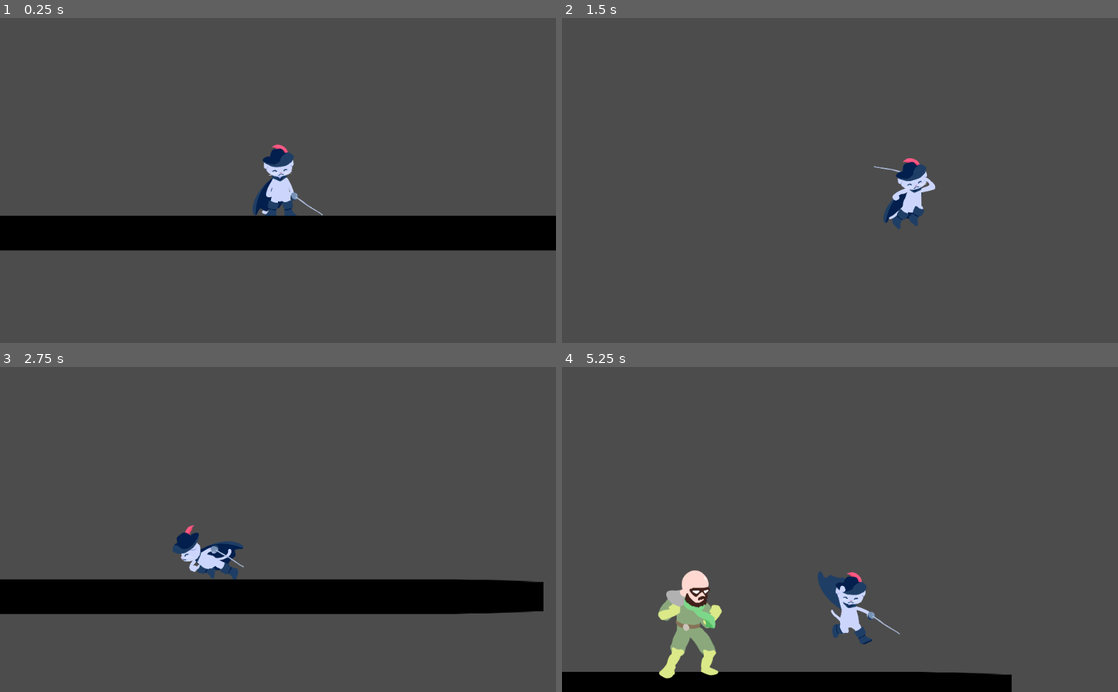
Above: before the commit, frames 1-4 (two rows, left to right).
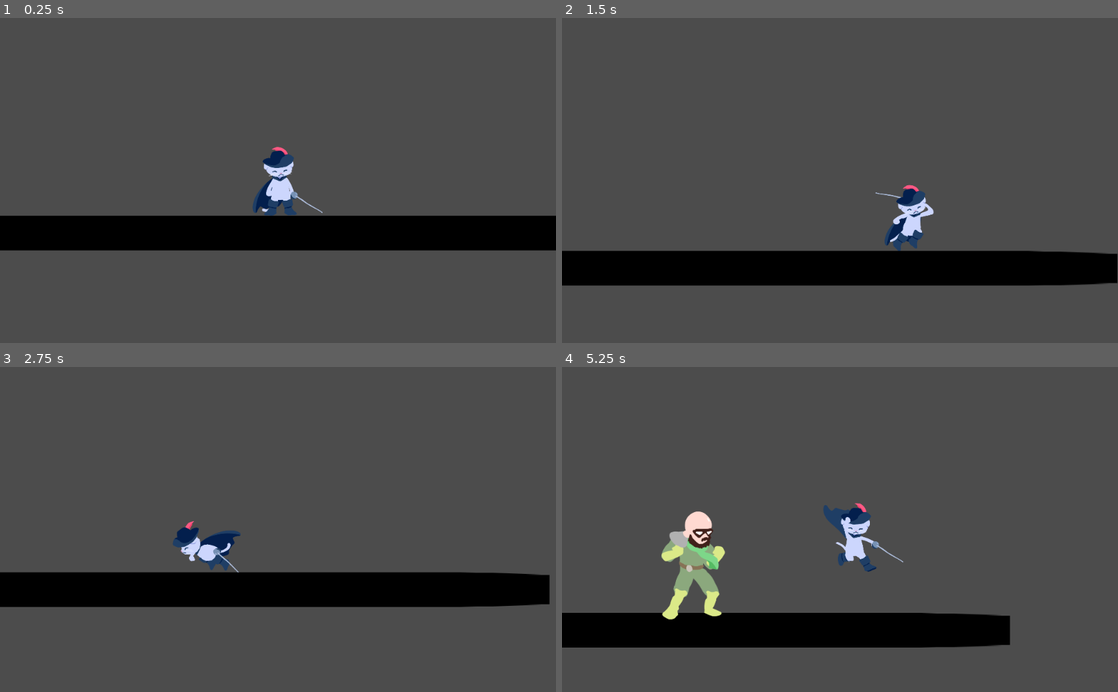
Above: after the commit, the same moments.

Repository: cyu2019/coots-game-proj
Game: Godot game, scene res://levels/test.tscn
The game is run twice, just before and just after one commit, with the same random seed, the same clock (stepped at 60 frames per second) and the same inputs. The engine's default icon, where the game draws it, is replaced by a stand-in: a white triangle on a blue panel in a dark square.
Inputs:
- Up to frame 1 (0.25 s): no input
- Up to frame 2 (1.5 s): hold Space (jump) 0.53-1.28 s; hold Right (move_right) from 0.53 s (still down); tap K (attack) at 1.35 s
- Up to frame 3 (2.75 s): tap Space (jump) at 1.52, 1.55, 1.82 s; release Right (move_right) at 2.03 s; hold A (move_left) from 2.03 s (still down); hold Space (jump) from 2.03 s (still down); tap Shift (dash) at 2.1 s
- Up to frame 4 (5.25 s): release A (move_left) at 2.78 s; release Space (jump) at 2.78 s; hold Right (move_right) 2.78-4.28 s; tap Space (jump) at 2.85, 3.02, 3.32, 4.52, 4.55, 4.82 s; hold Space (jump) 3.53-4.28 s; tap K (attack) at 3.6 s; hold A (move_left) 4.28-5.03 s; tap Shift (dash) at 4.35 s; hold Right (move_right) from 5.03 s (still down); hold Space (jump) from 5.03 s (still down)

The runs differ from the first frame. In frame 1, 0.3% of the frame differs, in the area x 45-59%, y 38-61%; in frame 2, 12%; in frame 3, 5.7%; in frame 4, 18%, in the area x 0-81%, y 41-100%.

Commit message:
some particles, phases, player movement tweaks

Diff:
--- a/player/player.gd
+++ b/player/player.gd
@@ -8,10 +8,10 @@
 
 # == numbers to tweak ==
 const max_speed = 600 # How fast the player will move (pixels/sec).
-const acceleration = 200
-
-const gravity = 1600
-const jump_speed = 1100
+const acceleration = 300
+
+const gravity = 50
+const jump_speed = 1200
 var time_since_on_floor = 999
 const coyote_time = 0.1
 
@@ -82,7 +82,7 @@
 		enemies_in_hurtbox.remove(i)
 
 func squashy_stretch(delta):
-	$AnimatedSprite.scale.y = lerp($AnimatedSprite.scale.y, 0.3 - abs(velocity.x)/max_speed/50, delta*5)
+	#$AnimatedSprite.scale.y = lerp($AnimatedSprite.scale.y, 0.3 - abs(velocity.x)/max_speed/50, delta*5)
 	$AnimatedSprite.scale.x = lerp($AnimatedSprite.scale.x, 0.3 - abs(velocity.y)/max_speed/50, delta*5)
 	if is_on_floor() and not was_on_floor:
 		$AnimatedSprite.scale.y = 0.28
@@ -93,7 +93,7 @@
 	if global_position.y > 5000:
 		hurt()
 
-	#squashy_stretch(delta)
+	squashy_stretch(delta)
 	was_on_floor = is_on_floor()
 	# if there is ground within this vector it will stick the player to the ground so they can walk down slopes
 	# see move_and_slide_with_snap
@@ -183,7 +183,8 @@
 
 	velocity.x = sign(velocity.x) * min(max_speed, abs(velocity.x))
 
-	velocity.y += gravity * delta
+	#velocity.y += gravity * delta
+	velocity.y += gravity
 
 	time_since_on_floor += delta
 	time_since_jump_pressed += delta
--- a/slime/slime.gd
+++ b/slime/slime.gd
@@ -52,14 +52,12 @@
 	print(health)
 	$ShakeTimer.start()
 
+	if health == 20:
+		#$WindupTimer.wait_time = 0.5
+		$ActionTimer.wait_time = 2
+
 	if health <= 0:
 		die()
-
-func _on_InvincibilityTimer_timeout():
-	is_invincible = false
-func _on_InvincibilityFlashTimer_timeout():
-	if not is_invincible:
-		return
 
 func _on_HurtBox_body_entered(body):
 	if not body in enemies_in_hurtbox:
@@ -69,10 +67,12 @@
 	if i > -1:
 		enemies_in_hurtbox.remove(i)
 
+"""
 func move(dir, delta):
 	velocity = dir * 100
 	if is_on_floor():
 		velocity.y = 0
+"""
 
 func face_player():
 	var dir_to_player = (Globals.player.global_position - global_position).normalized()
@@ -91,7 +91,6 @@
 	if global_position.y > 5000:
 		hurt()
 
-	#squashy_stretch(delta)
 	#was_on_floor = is_on_floor()
 
 	# if there is ground within this vector it will stick the player to the ground so they can walk down slopes
@@ -99,23 +98,25 @@
 	snap = Vector2.DOWN * 16
 
 	if state == GAME_STATE.IDLE:
+		$FireParticles.emitting = false
 		face_player()
 		$AnimatedSprite.play("idle")
 		process_movement_gravity(delta)
 	elif state == GAME_STATE.STOMP_WINDUP:
-
 		$AnimatedSprite.play("stomp_windup")
 		global_position = lerp(global_position, target_position, delta * 5)
 	elif state == GAME_STATE.STOMP:
 		$AnimatedSprite.play("stomp")
 		if $FloorCast.is_colliding():
 			state = GAME_STATE.LAND
-			Globals.camera.shake(400,0.3)
+			Globals.camera.shake(400,0.5)
 		process_movement_gravity(delta)
-
 	elif state == GAME_STATE.KICK_WINDUP:
 		$AnimatedSprite.play("kick_windup")
 	elif state == GAME_STATE.KICK:
+		$FireParticles.rotation = Vector2.DOWN.angle_to(velocity)
+		$FireParticles.emitting = true
+
 		$AnimatedSprite.play("kick")
 		var kick_dir = sign(velocity.x)
 		if kick_dir < 0 and global_position.x <= -STAGE_EDGE_X or kick_dir > 0 and global_position.x > STAGE_EDGE_X:
@@ -128,6 +129,9 @@
 		global_position = lerp(global_position, target_position, delta * 5)
 	elif state == GAME_STATE.AIR_KICK:
 		$AnimatedSprite.play("air_kick")
+		$FireParticles.rotation = Vector2.DOWN.angle_to(velocity)
+		$FireParticles.emitting = true
+
 		if $FloorCast.is_colliding():
 			velocity.x = 0
 			state = GAME_STATE.LAND
@@ -135,6 +139,7 @@
 		process_movement(delta)
 
 	elif state == GAME_STATE.LAND:
+		$FireParticles.emitting = false
 		$AnimatedSprite.play("land")
 		process_movement_gravity(delta)
 
@@ -253,10 +258,11 @@
 		$AnimatedSprite.play("kick")
 		velocity.x = x_dir_to_player * KICK_SPEED
 		state = GAME_STATE.KICK
+		Globals.camera.shake(400,0.3)
 	elif state == GAME_STATE.AIR_KICK_WINDUP:
 		var kick_dir = (Globals.player.global_position - global_position).normalized()
 		velocity = kick_dir * KICK_SPEED
 		if abs(velocity.angle_to(Vector2.DOWN)) > PI/4:
 			velocity = Vector2.DOWN.rotated(-sign(velocity.x) * PI/4) * KICK_SPEED
-
+		Globals.camera.shake(400,0.3)
 		state = GAME_STATE.AIR_KICK
--- a/slime/slime.tscn
+++ b/slime/slime.tscn
@@ -27,6 +27,7 @@
 [ext_resource path="res://slime/sprites/kick-angled/slime-kick-angled0001.png" type="Texture" id=25]
 [ext_resource path="res://slime/sprites/stomp/slime-stomp0002.png" type="Texture" id=26]
 [ext_resource path="res://slime/slime.gd" type="Script" id=27]
+[ext_resource path="res://particles/fire.png" type="Texture" id=28]
 
 [sub_resource type="SpriteFrames" id=1]
 animations = [ {
@@ -78,6 +79,39 @@
 
 [sub_resource type="RectangleShape2D" id=2]
 
+[sub_resource type="CanvasItemMaterial" id=3]
+blend_mode = 1
+
+[sub_resource type="Curve" id=4]
+min_value = -10.0
+max_value = 10.0
+_data = [ Vector2( 0, -9 ), 0.0, 0.0, 0, 0, Vector2( 1, 8.81818 ), 0.0, 0.0, 0, 0 ]
+
+[sub_resource type="CurveTexture" id=5]
+curve = SubResource( 4 )
+
+[sub_resource type="Curve" id=6]
+_data = [ Vector2( 0, 1 ), 0.0, 0.0, 0, 0, Vector2( 1, 0 ), 0.0, 0.0, 0, 0 ]
+
+[sub_resource type="CurveTexture" id=7]
+curve = SubResource( 6 )
+
+[sub_resource type="ParticlesMaterial" id=8]
+emission_shape = 1
+emission_sphere_radius = 53.7
+flag_disable_z = true
+direction = Vector3( 0, -1, 0 )
+gravity = Vector3( 0, 0, 0 )
+initial_velocity = 235.49
+initial_velocity_random = 0.23
+orbit_velocity = 0.0
+orbit_velocity_random = 0.0
+angle_random = 1.0
+angle_curve = SubResource( 5 )
+scale = 0.5
+scale_random = 0.5
+scale_curve = SubResource( 7 )
+
 [node name="slime" type="KinematicBody2D"]
 collision_layer = 256
 collision_mask = 256
@@ -109,6 +143,14 @@
 wait_time = 0.1
 one_shot = true
 
+[node name="FireParticles" type="Particles2D" parent="."]
+material = SubResource( 3 )
+emitting = false
+amount = 32
+speed_scale = 1.5
+process_material = SubResource( 8 )
+texture = ExtResource( 28 )
+
 [connection signal="animation_finished" from="AnimatedSprite" to="." method="_on_AnimatedSprite_animation_finished"]
 [connection signal="timeout" from="ActionTimer" to="." method="_on_ActionTimer_timeout"]
 [connection signal="timeout" from="WindupTimer" to="." method="_on_WindupTimer_timeout"]
Binary file added: particles/fire.png
Not shown, added: particles/fire.png.import
Not shown: 1 places in slime/slime.tscn that only renumber resources
